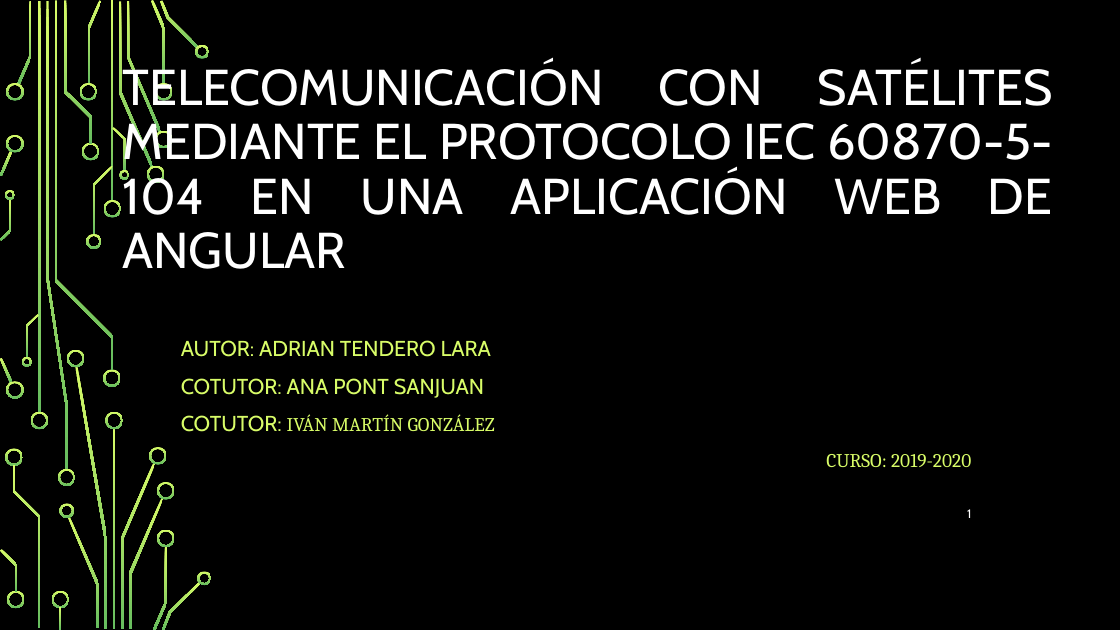
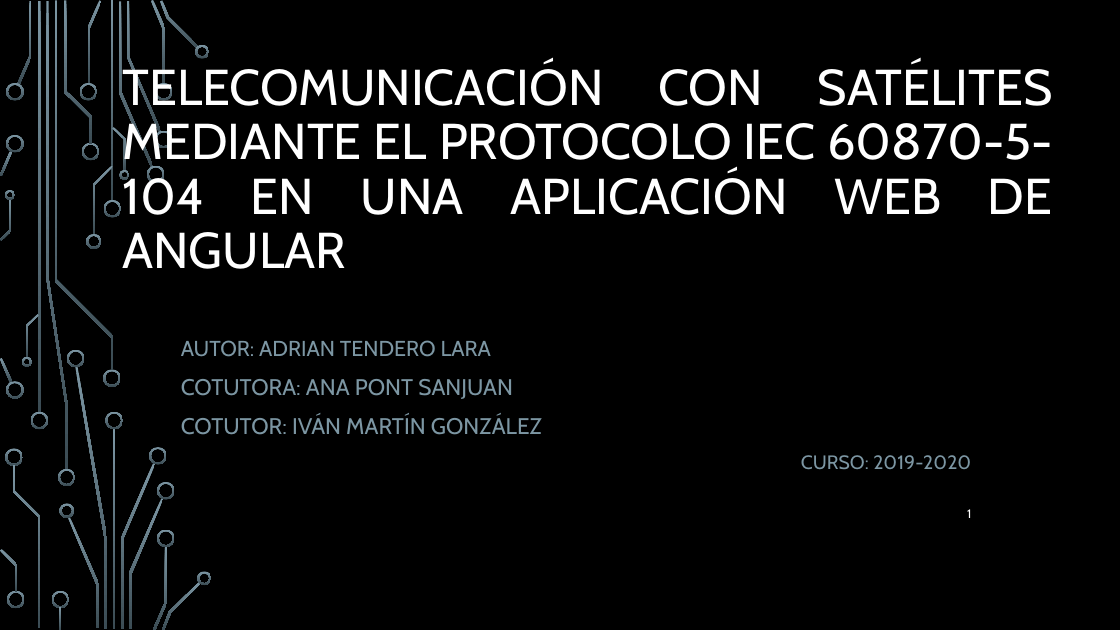
Before and after one commit to Hollex28/TFG-Proyecto_2019-2020, a slide deck: slide 1 of Presentacion del TFG.pptx. Drawn at 1120x630 pixels with LibreOffice and Linux fonts; fonts in the diff are those of the drawing; background and template pictures are left out. Boxes give left, top, right and bottom in pixels: in the first picture for what was removed or moved away, otherwise in the second. Text is boxed around its words. In the diff, an @@ line names an element or a change of style, - is before the commit and + after.

```diff
--- a/Presentacion del TFG.pptx
+++ b/Presentacion del TFG.pptx
@@ fill gradient #D8FC68 to #66BD5F to gradient #7C96A3 to #3B4C54 in 54 elements at <box>103,200,121,218</box>, <box>103,370,121,387</box>, <box>38,1,40,413</box>, <box>30,412,48,429</box>, <box>18,1,32,84</box>, <box>118,2,153,167</box>, <box>147,166,165,183</box>, <box>127,1,161,132</box>, <box>151,0,166,84</box>, <box>155,130,172,148</box>, <box>155,83,172,101</box>, <box>160,1,199,49</box>, <box>195,45,210,58</box>, <box>87,1,102,84</box>, <box>80,83,97,101</box>, <box>82,143,99,160</box>, <box>68,517,99,628</box>, <box>60,503,74,518</box>, <box>6,83,24,101</box>, <box>0,358,13,382</box>, <box>6,381,24,399</box>, <box>0,151,13,176</box>, <box>6,135,24,153</box>, <box>64,1,92,144</box>, <box>5,449,23,466</box>, <box>13,465,40,628</box>, <box>51,591,69,608</box>, <box>59,607,61,630</box>, <box>7,591,24,608</box>, <box>0,549,18,592</box>, <box>93,166,113,235</box>, <box>87,234,102,250</box>, <box>55,1,113,371</box>, <box>113,127,126,171</box>, <box>119,170,129,180</box>, <box>26,314,39,358</box>, <box>22,357,32,367</box>, <box>1,199,11,240</box>, <box>5,190,15,200</box>, <box>113,429,115,629</box>, <box>121,463,155,628</box>, <box>106,412,124,429</box>, <box>76,366,108,629</box>, <box>67,350,85,367</box>, <box>150,447,167,465</box>, <box>129,498,164,629</box>, <box>153,546,167,630</box>, <box>157,482,175,500</box>, <box>157,529,175,547</box>, <box>162,581,201,630</box>, <box>197,571,212,585</box>, <box>46,1,68,470</box>, <box>58,469,75,486</box>, <box>111,1,113,202</box> @@
@@ subtitle at <box>181,340,971,469</box>: text colour #D8FC68 to #7C96A3 in "AUTOR: ADRIAN TENDERO LARA", "COTUTOR: IVÁN MARTÍN GONZÁLEZ", "CURSO: 2019-2020"; size 18.5 to 19.4 pt in "COTUTOR:"; size 16.6 to 19.4 pt in "IVÁN MARTÍN GONZÁLEZ"; font Cambria to Cabin in "IVÁN MARTÍN GONZÁLEZ", "CURSO: 2019-2020" @@
@@ subtitle at <box>181,379,513,399</box>: text changed; size 18.5 to 19.4 pt; text colour #D8FC68 to #7C96A3 @@
-COTUTOR: ANA PONT SANJUAN
+COTUTORA: ANA PONT SANJUAN
```
Also in this commit, not shown: 11 other slides changed, 3 slides added, 12 slides removed.
